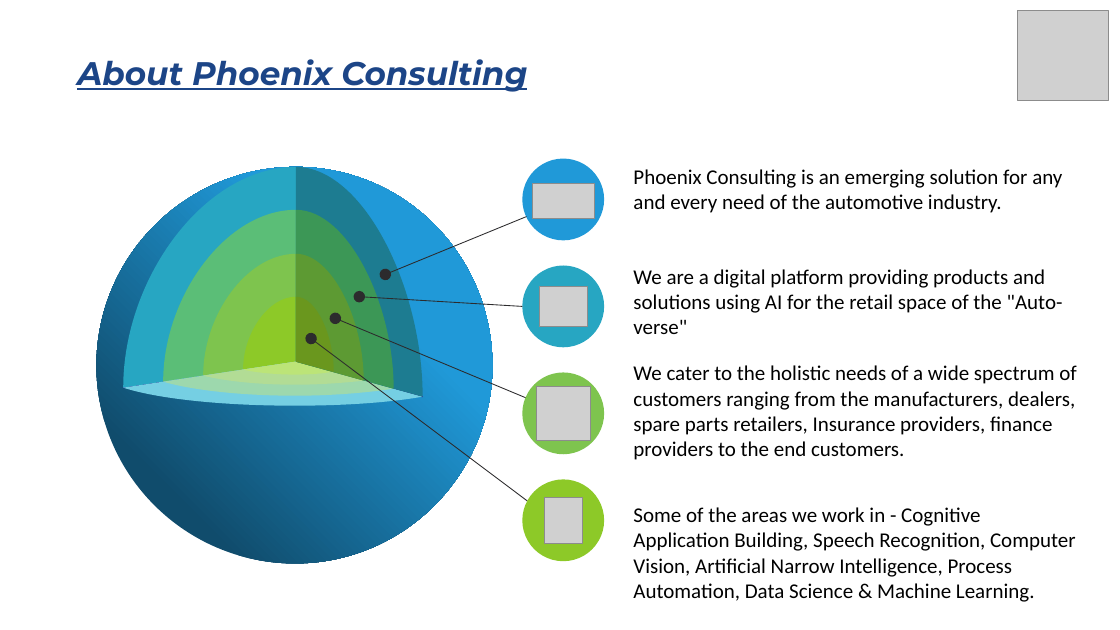
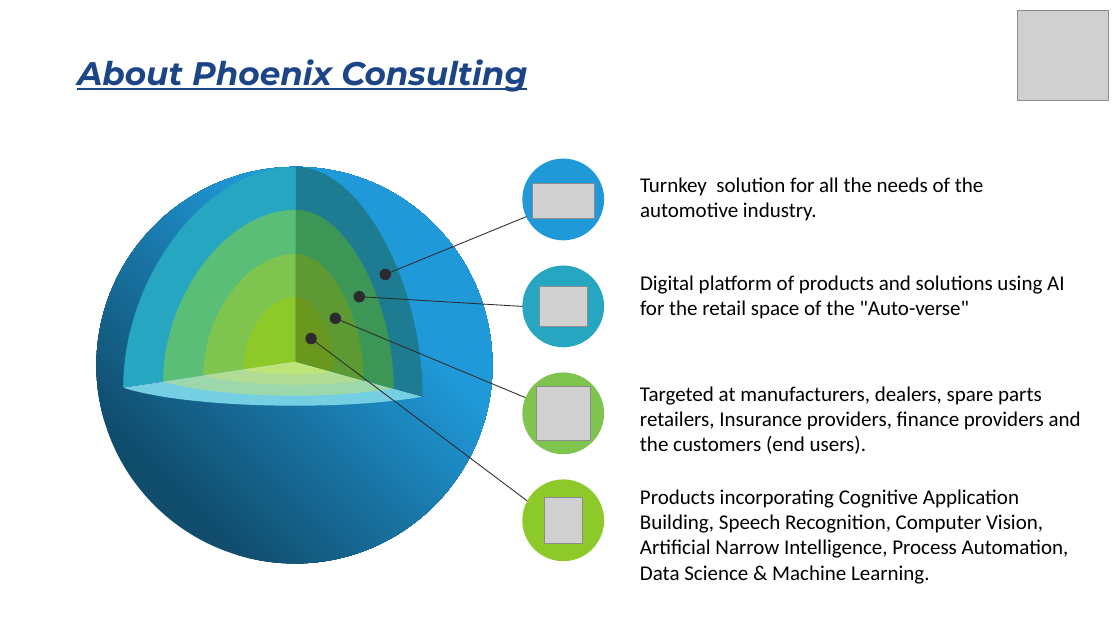
Before and after one commit to venkatesh-prasad-au16/unfinished-work, a slide deck: slide 2 of PPT/Investor Deck.pptx. Drawn at 1120x630 pixels with LibreOffice and Linux fonts; fonts in the diff are those of the drawing; grey boxes stand for pictures. Boxes give left, top, right and bottom in pixels: in the first picture for what was removed or moved away, otherwise in the second. Text is boxed around its words. In the diff, an @@ line names an element or a change of style, - is before the commit and + after.

Commit message:
Small change to PPT

```diff
--- a/PPT/Investor Deck.pptx
+++ b/PPT/Investor Deck.pptx
@@ text at box(640, 177, 983, 221): text changed @@
-Phoenix Consulting is an emerging solution for any and every need of the automotive industry.
+Turnkey solution for all the needs of the automotive industry.
@@ text at box(640, 275, 1064, 319): text changed @@
-We are a digital platform providing products and solutions using AI for the retail space of the "Auto-verse"
+Digital platform of products and solutions using AI for the retail space of the "Auto-verse"
@@ text at box(640, 386, 1081, 454): text changed @@
-We cater to the holistic needs of a wide spectrum of customers ranging from the manufacturers, dealers, spare parts retailers, Insurance providers, finance providers to the end customers.
+Targeted at manufacturers, dealers, spare parts retailers, Insurance providers, finance providers and the customers (end users).
@@ text at box(640, 489, 1069, 584): text changed @@
-Some of the areas we work in - Cognitive Application Building, Speech Recognition, Computer Vision, Artificial Narrow Intelligence, Process Automation, Data Science & Machine Learning.
+Products incorporating Cognitive Application Building, Speech Recognition, Computer Vision, Artificial Narrow Intelligence, Process Automation, Data Science & Machine Learning.
```
Also in this commit, not shown: 7 slides added, 1 slide removed.
